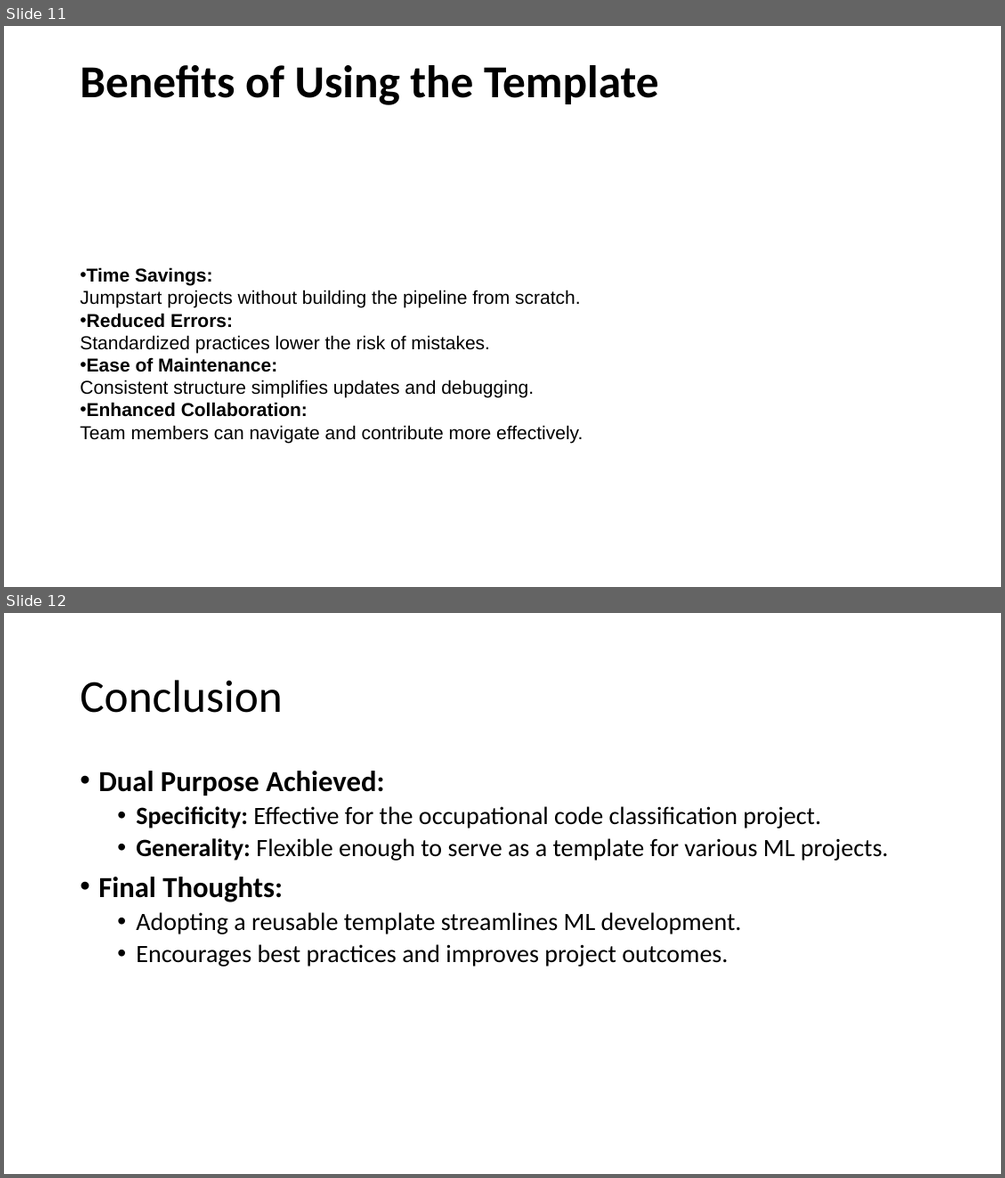
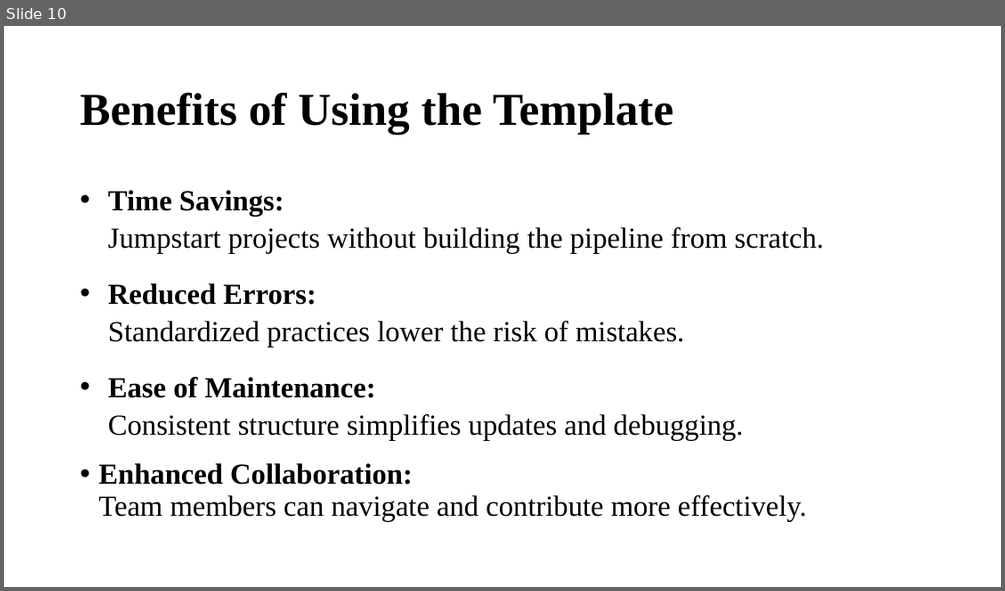
Before and after one commit to orbashangit/MlProjectTemplate, a slide deck: ML Pipeline Template Presentation.pptx. Shown one above the other, each under a label of ours: slides 11 and 12 before the commit, slide 10 after it. The pictures are 1005x1178 and 1005x591 pixels, drawn with LibreOffice and Linux fonts; fonts in the diff are those of the drawing. Boxes give left, top, right and bottom in pixels: in the first picture for what was removed or moved away, otherwise in the second. Text is boxed around its words. In the diff, an @@ line names an element or a change of style, - is before the commit and + after.

```diff
--- a/ML Pipeline Template Presentation.pptx
+++ b/ML Pipeline Template Presentation.pptx
@@ slide 12 removed at (x1=4, y1=613, x2=1001, y2=1174), background #FFFFFF @@
@@ title removed at (x1=80, y1=680, x2=283, y2=713) @@
-Conclusion
@@ text removed at (x1=98, y1=771, x2=889, y2=966) @@
-• Dual Purpose Achieved:
-  • Specificity: Effective for the occupational code classification project.
-  • Generality: Flexible enough to serve as a template for various ML projects.
-• Final Thoughts:
-  • Adopting a reusable template streamlines ML development.
-  • Encourages best practices and improves project outcomes.
@@ what was slide 11 is now slide 10 @@
@@ slide 10 changed as well @@
@@ title "Benefits of Using the Template" at (x1=80, y1=93, x2=673, y2=134): font Calibri to Times New Roman @@
@@ text "Time Savings: Jumpstart projects without ..." at (x1=98, y1=190, x2=825, y2=521): size 18 to 28 pt, font Arial to Times New Roman; indent changed; line spacing 1 to 1.07; more space between paragraphs; line spacing 1 to 0.9; vertical alignment middle to top @@
```
Also in this commit, not shown: 9 other slides changed, 1 slide added, 1 other slide removed.
